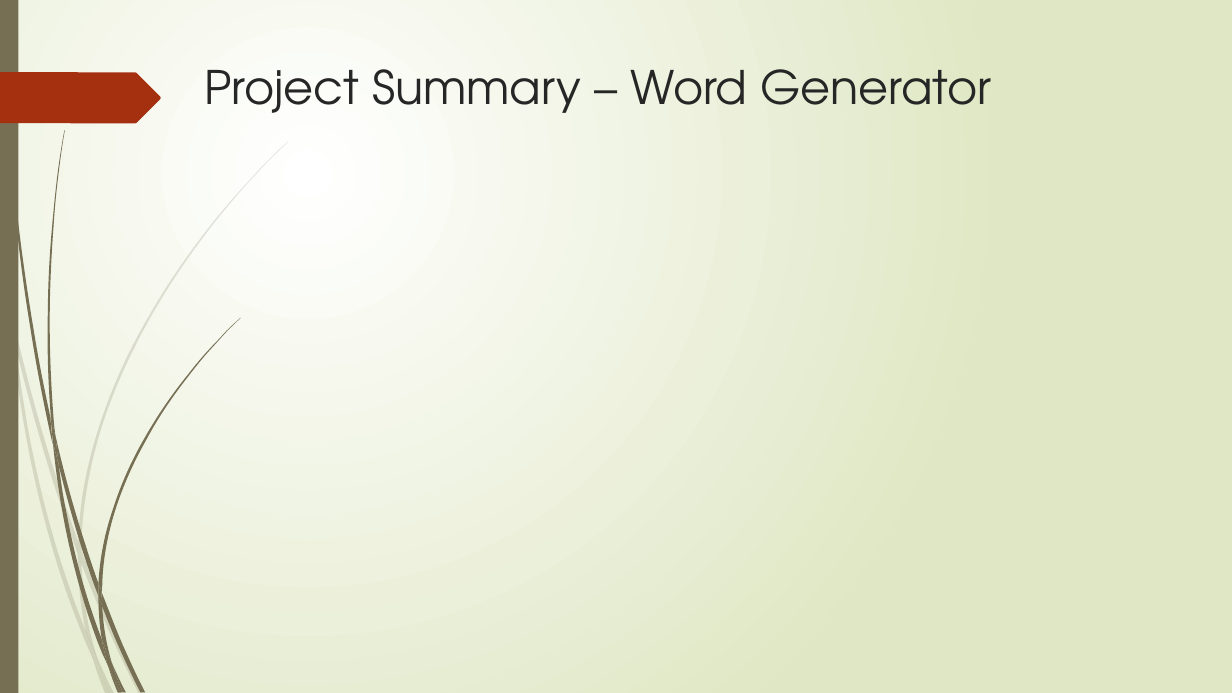
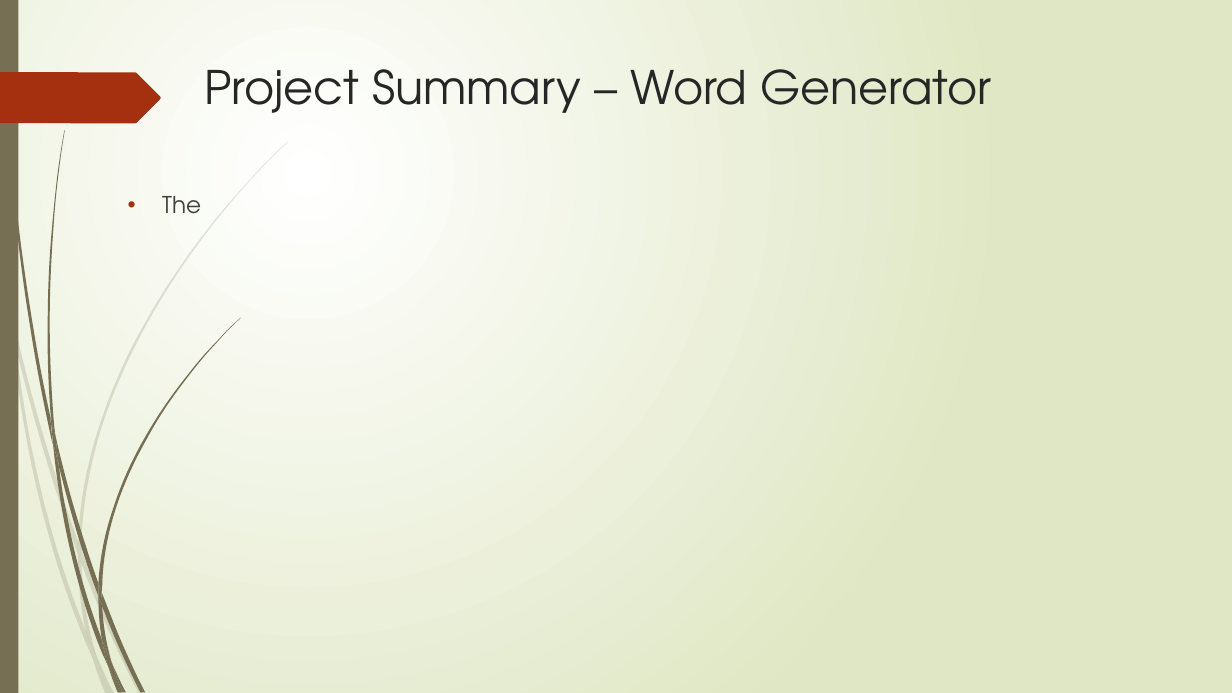
Before and after one commit to RM147/StoryGen, a slide deck: slide 3 of Project Presentation.pptx. Drawn at 1232x693 pixels with LibreOffice and Linux fonts; fonts in the diff are those of the drawing. Boxes give left, top, right and bottom in pixels: in the first picture for what was removed or moved away, otherwise in the second. Text is boxed around its words. In the diff, an @@ line names an element or a change of style, - is before the commit and + after.

```diff
--- a/Project Presentation.pptx
+++ b/Project Presentation.pptx
@@ text added at (162, 196, 201, 214), 18 pt, text #404040 @@
+• The
```
Also in this commit, not shown: 5 other slides changed, 1 slide added, 4 other files.
